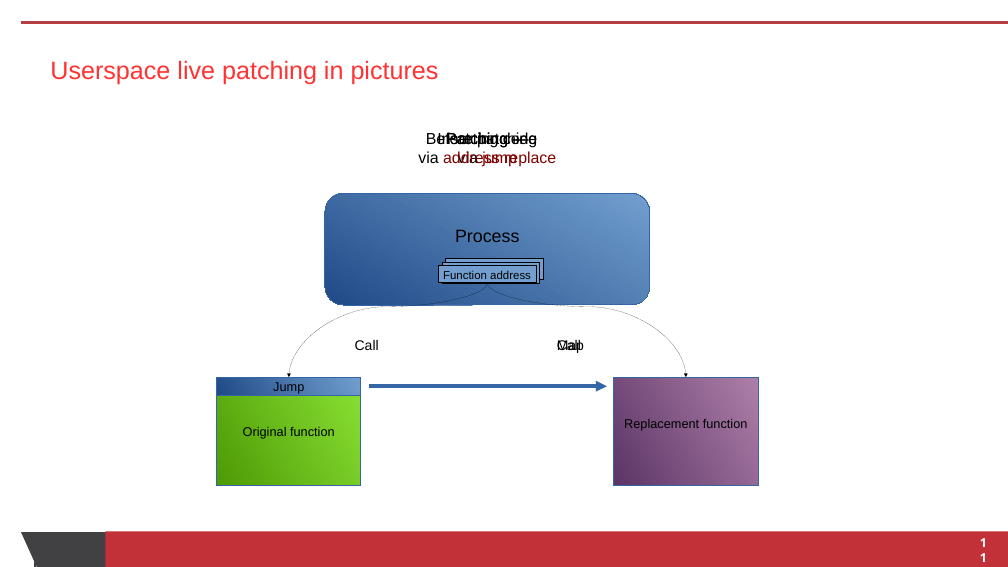
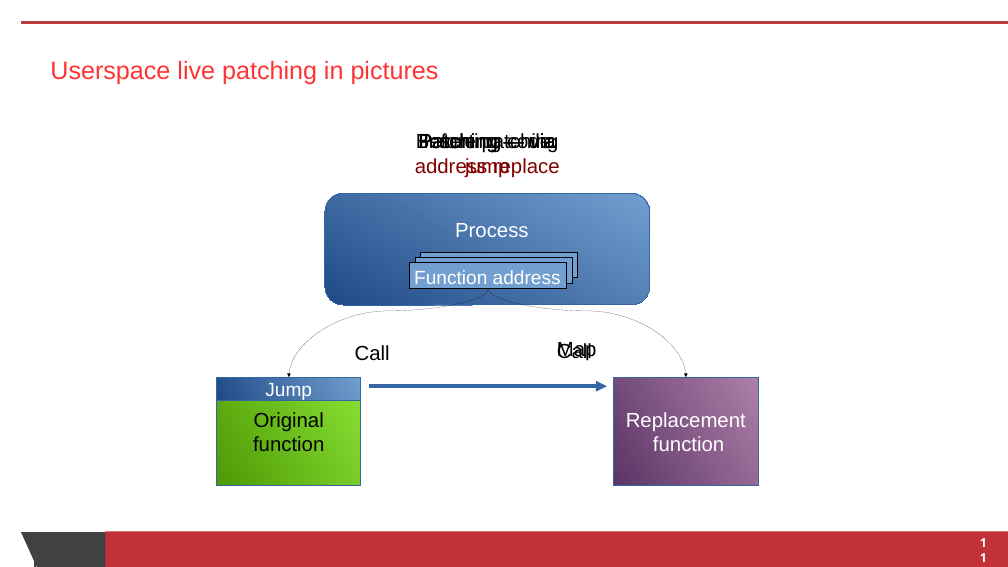
Before and after one commit to skinsbursky/presentations, a slide deck: slide 11 of lup-devconf.odp. Drawn at 1008x567 pixels with LibreOffice and Linux fonts; fonts in the diff are those of the drawing. Boxes give left, top, right and bottom in pixels: in the first picture for what was removed or moved away, otherwise in the second. Text is boxed around its words. In the diff, an @@ line names an element or a change of style, - is before the commit and + after.

Commit message:
Painless Live Userspace Patching for DevConf.cz (2017) - cosmetic changes

```diff
--- a/lup-devconf.odp
+++ b/lup-devconf.odp
@@ text "Before patching": place and size @@
-text "Before patching" at box(426, 131, 537, 148)
+text "Before patching" at box(416, 133, 559, 154)
@@ text "Before patching" at box(416, 133, 559, 154): size 25 to 32 pt; alignment left to centre @@
@@ text "Patching — via jump" at box(465, 158, 509, 178): size 25 to 32 pt @@
@@ text "Patching — via jump": place and size @@
-text "Patching — via jump" at box(446, 131, 516, 167)
+text "Patching — via jump" at box(465, 158, 509, 178)
@@ text at box(415, 133, 560, 178): text changed; size 25 to 32 pt @@
-Patching —
-via address replace
+Patching — via address replace
@@ text "Inserting code": place and size @@
-text "Inserting code" at box(437, 131, 537, 148)
+text "Inserting code" at box(423, 133, 551, 154)
@@ text "Inserting code" at box(423, 133, 551, 154): size 25 to 32 pt @@
@@ text "Process" at box(455, 223, 529, 237): size 28 to 32 pt, text colour #000000 to #FFFFFF @@
@@ rectangle "Function address": place and size @@
-rectangle "Function address" at box(439, 265, 536, 283)
+rectangle "Function address" at box(410, 263, 567, 289)
@@ rectangle "Function address" at box(410, 263, 567, 289): size 18 to 30 pt, text colour #000000 to #FFFFFF @@
@@ rectangle: place and size @@
-rectangle at box(446, 259, 543, 280)
+rectangle at box(415, 258, 573, 283)
@@ rectangle: place and size @@
-rectangle at box(442, 262, 540, 284)
+rectangle at box(420, 252, 578, 278)
@@ curved arrow moved from (487, 283) - (289, 377) to (488, 289) - (289, 377) @@
@@ curved arrow moved from (487, 283) - (686, 377) to (488, 289) - (686, 377) @@
@@ size 22 to 32 pt in 3 elements at box(557, 342, 592, 363), box(355, 345, 390, 361), box(557, 340, 597, 361) @@
@@ rectangle "Op": place and size @@
-rectangle "Op" at box(216, 377, 361, 395)
+rectangle "Op" at box(216, 377, 361, 401)
@@ rectangle "Op" at box(216, 377, 361, 401): size 20 to 30 pt @@
@@ rectangle "Jump": place and size @@
-rectangle "Jump" at box(216, 377, 361, 395)
+rectangle "Jump" at box(216, 377, 361, 401)
@@ rectangle "Jump" at box(216, 377, 361, 401): size 20 to 30 pt, text colour #000000 to #FFFFFF @@
@@ text in rectangle at box(253, 412, 324, 451): text changed; size 20 to 32 pt @@
-Original function
+Original
+function
@@ text in rectangle at box(626, 412, 746, 451): text changed; size 20 to 32 pt; text colour #000000 to #FFFFFF @@
-Replacement function
+Replacement
+function
```
Also in this commit, not shown: 3 other slides changed, 1 other file.
